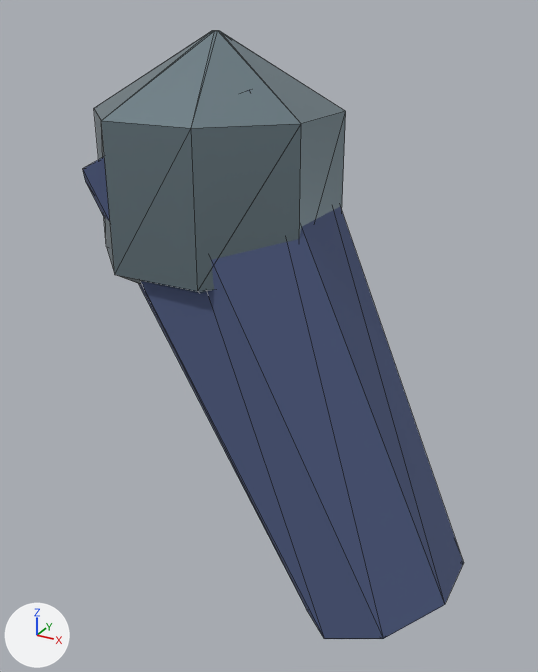
Two versions of the glTF model Resource/Export/Modules/Outfit_Guard_Slender_Sleeve_L.glb, one commit apart.
One viewpoint serves both versions: a camera (50 mm lens) standing at (0.45, -0.345, 1.492) and looking at (0.264, -0.005, 1.323). The axes (+X, +Y, +Z) are drawn at lower left. The lights are the same throughout. The older version comes first. Mesh edges are drawn as thin lines. Vertices at exactly the same position are counted once.

In view in the first picture: 'Outfit_Guard_Slender_Sleeve_L'.
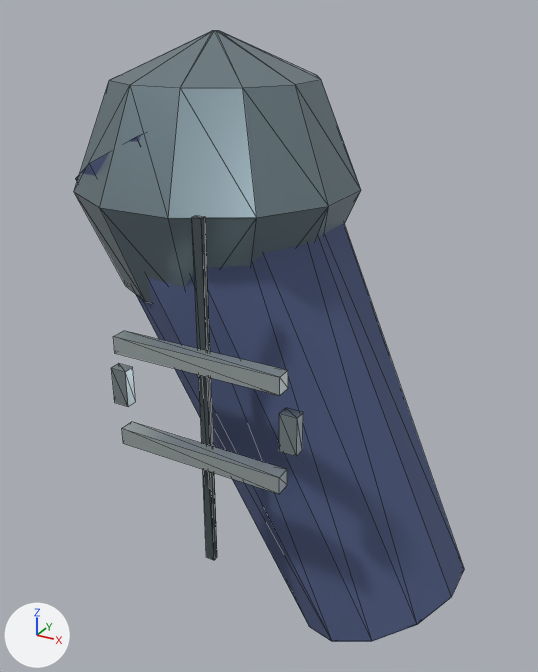
What differs and where, as boxes [x1, y1, x2, y2] in the pictures (538 x 672 px):
'Outfit_Guard_Slender_Sleeve_L', reshaped
    before: [83, 30, 464, 639]
    after: [74, 30, 464, 642]
part 1 of me_outfit_guard_slender_sleeve_l_mesh, added
    after: [192, 216, 217, 560]
part 2 of me_outfit_guard_slender_sleeve_l_mesh, added
    after: [111, 364, 136, 407]
part 3 of me_outfit_guard_slender_sleeve_l_mesh, added
    after: [279, 408, 303, 457]
part 4 of me_outfit_guard_slender_sleeve_l_mesh, added
    after: [122, 422, 287, 494]
part 5 of me_outfit_guard_slender_sleeve_l_mesh, added
    after: [113, 331, 288, 396]
part 6 of me_outfit_guard_slender_sleeve_l_mesh, rebuilt
    before: [83, 90, 464, 639]
    after: [75, 135, 464, 642]
part 7 of me_outfit_guard_slender_sleeve_l_mesh, built on
    before: [94, 30, 346, 294]
    after: [74, 30, 361, 303]

Diff of the bpy script that builds the scene:
```diff
--- a/Resource/Export/Modules/Outfit_Guard_Slender_Sleeve_L.glb.py
+++ b/Resource/Export/Modules/Outfit_Guard_Slender_Sleeve_L.glb.py
@@ me_outfit_guard_slender_sleeve_l_mesh @@
-me_outfit_guard_slender_sleeve_l_mesh.from_pydata(...)  # 48 vertices, 88 faces; spans x 0.156..0.382, y -0.062..0.062, z 1.149..1.482
+me_outfit_guard_slender_sleeve_l_mesh.from_pydata(...)  # 119 vertices, 198 faces; spans x 0.154..0.384, y -0.088..0.075, z 1.148..1.482
+# me_outfit_guard_slender_sleeve_l_mesh part 1: a new loose piece, a box spanning x 0.2662..0.2712, y -0.0798..-0.0768, z 1.2215..1.4085, in mat_fabric_seam (greyish blue #424d52)
+# me_outfit_guard_slender_sleeve_l_mesh part 2: a new loose piece, a box spanning x 0.2158..0.2248, y -0.0843..-0.0783, z 1.305..1.325, in mat_fastener_titanium (grey #a8b6ba)
+# me_outfit_guard_slender_sleeve_l_mesh part 3: a new loose piece, a box spanning x 0.3125..0.3215, y -0.0843..-0.0783, z 1.305..1.325, in mat_fastener_titanium (grey #a8b6ba)
+# me_outfit_guard_slender_sleeve_l_mesh part 4: a new loose piece, a box spanning x 0.2226..0.3147, y -0.0883..-0.0803, z 1.2845..1.2935, in mat_alloy_light (light grey #c7d3d3)
+# me_outfit_guard_slender_sleeve_l_mesh part 5: a new loose piece, a box spanning x 0.2226..0.3147, y -0.0883..-0.0803, z 1.3365..1.3455, in mat_alloy_light (light grey #c7d3d3)
+# me_outfit_guard_slender_sleeve_l_mesh part 6: the loose piece of 16 vertices spanning x 0.156..0.382, y -0.06..0.06, z 1.149..1.457 is rebuilt with 24 vertices and now spans x 0.154..0.384, y -0.063..0.063, z 1.148..1.458
+# me_outfit_guard_slender_sleeve_l_mesh part 7
+# 13 vertices are removed from x 0.168..0.292, y -0.062..0.062, z 1.328..1.443
+# 55 faces are deleted
+# 6 vertices move from x 0.204..0.292, y -0.062..0.062, z 1.366..1.443 to x 0.175..0.283, y -0.053..0.055, z 1.351..1.459
+# 36 vertices are added at x 0.155..0.305, y -0.075..0.075, z 1.328..1.482
+# 90 new faces join them, mat_steel (greyish blue #8699a2)
 me_outfit_guard_slender_sleeve_l_mesh.materials.append(mat_cloth_indigo)
 me_outfit_guard_slender_sleeve_l_mesh.materials.append(mat_steel)
+me_outfit_guard_slender_sleeve_l_mesh.materials.append(mat_fabric_seam)  # greyish blue #424d52
+me_outfit_guard_slender_sleeve_l_mesh.materials.append(mat_fastener_titanium)  # grey #a8b6ba
+me_outfit_guard_slender_sleeve_l_mesh.materials.append(mat_alloy_light)  # light grey #c7d3d3
```
